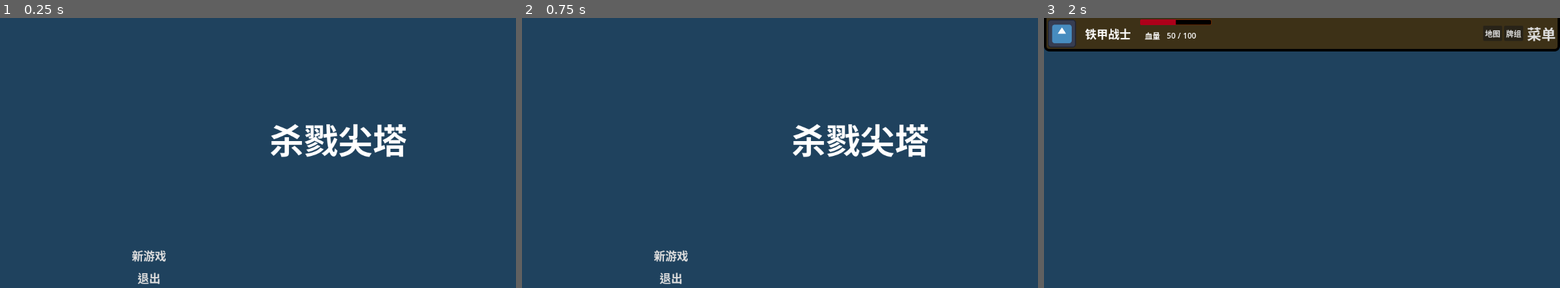
Above: before the commit, frames 1-3 (left to right).
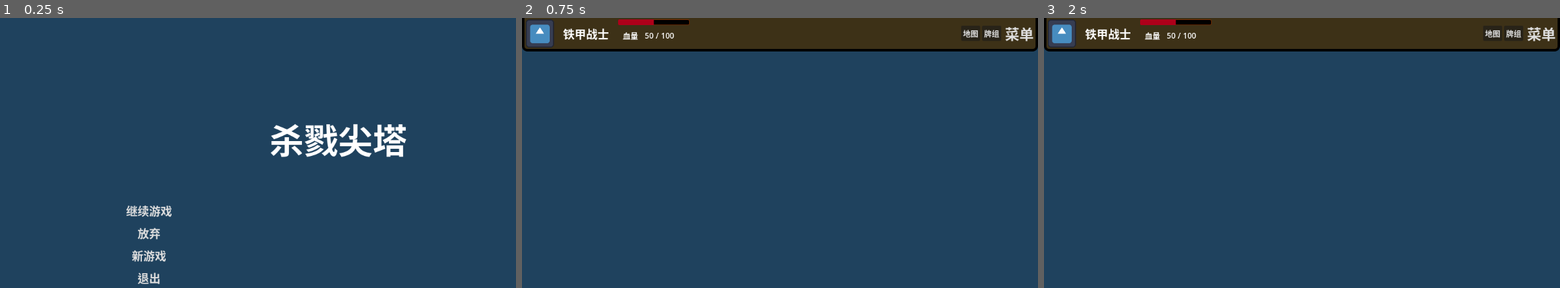
Above: after the commit, the same moments.

Repository: ColorSong97/Slay-the-Spire-1
Game: Godot game, scene res://Scene/main_menu.tscn
Same seed, same stepped clock (60 frames per second), same inputs: the game is played once before the commit and once after it. The engine's default icon, where the game draws it, is replaced by a stand-in: a white triangle on a blue panel in a dark square.
Inputs (mouse positions are in pixels of both pictures, inside the frame that each line leads up to):
- Up to frame 1 (0.25 s): no input
- Up to frame 2 (0.75 s): click (671, 209) at 0.5 s, where only the run after the commit has a clickable "继续游戏"
- Up to frame 3 (2 s): click (1193, 255) at 1.25 s, where only the run before the commit has a clickable "新游戏"

The runs differ from the first frame. In frame 1, 0.4% of the frame differs, in the area x 24-34%, y 69-83%; in frame 2, 14%, in the area x 0-100%, y 0-99%; in frame 3, nothing differs.

Commit message:
20260414更新
地图数据类完成。
地图生成逻辑待完成，已制作替代品，可以继续。
地图可视化节点待完成。
卡牌逻辑待完成。

Diff:
--- a/杀戮尖塔尝试1/Scene/deck_scene.tscn
+++ b/杀戮尖塔尝试1/Scene/deck_scene.tscn
@@ -1,3 +1,5 @@
 [gd_scene format=3 uid="uid://4o31notwqh7i"]
 
-[node name="DeckScene" type="Node2D"]
+[node name="DeckScene" type="Control"]
+layout_mode = 3
+anchors_preset = 0
--- a/杀戮尖塔尝试1/Scene/game.gd
+++ b/杀戮尖塔尝试1/Scene/game.gd
@@ -1 +1,31 @@
 extends Node
+
+
+var game_data: GameDataResource
+@onready var save_manager: Node = %SaveManager
+
+
+func _ready() -> void:
+	game_data = GameDataResource.new()
+	game_data.reset_to_default()
+	game_data._map_data.test_generate_map()
+	game_data.test_print()
+
+	save_manager.game_save.connect(on_game_save)
+	save_manager.game_load.connect(on_game_load)
+
+func _process(delta: float) -> void:
+	pass
+
+#region Save & Load
+
+func on_game_save(save_data: Dictionary) -> void:
+	save_data["gameData"] = game_data.serialize()
+	pass
+
+func on_game_load(save_data: Dictionary) -> void:
+	if save_data["gameData"]:
+		game_data.deserialize(save_data["gameData"])
+	pass
+
+#endregion
--- a/杀戮尖塔尝试1/Scene/game.tscn
+++ b/杀戮尖塔尝试1/Scene/game.tscn
@@ -13,4 +13,3 @@
 
 [node name="SaveTestNode" type="Node" parent="."]
 script = ExtResource("2_ujx3i")
-available = false
--- /dev/null
+++ b/杀戮尖塔尝试1/Scene/map_scene.gd
@@ -0,0 +1,123 @@
+extends Control
+
+## 房间按钮的预制体（可以是 PackedScene 或直接创建 Button）
+#var room_button_scene: PackedScene = preload("res://Scene/UI/RoomButton.tscn")
+
+## 记录每个房间对应的 UI 按钮
+var room_buttons: Dictionary = {}  # key: MapRoomNode, value: Button
+
+## 记录每个房间的中心坐标（用于画线）
+var room_positions: Dictionary = {}
+
+## 容器节点（用于放置按钮和绘制线条）
+@onready var map_container: Control = $MapContainer
+
+func _ready():
+	# 监听游戏地图变化（可自行添加信号）
+	refresh_map()
+
+## 刷新整个地图显示
+func refresh_map():
+	if not Game.map_data:
+		return
+	# 清除原有按钮
+	for child in map_container.get_children():
+		if child is Button:
+			child.queue_free()
+	room_buttons.clear()
+	room_positions.clear()
+
+	# 获取地图数据
+	var map_data = Game.map_data
+	var max_depth = MapData.MAX_DEPTH
+	var max_rooms_per_layer = MapData.MAX_ROOMS_PER_LAYER
+
+	# 计算布局参数
+	var container_size = map_container.size
+	var start_x = 100
+	var start_y = 50
+	var x_step = 150
+	var y_step = 80
+
+	# 遍历所有房间，创建按钮
+	for depth in range(1, max_depth + 1):
+		var layer_rooms = map_data.rooms[depth]
+		var layer_size = layer_rooms.size()
+		# 计算本层起始X坐标（居中）
+		var layer_width = (layer_size - 1) * x_step
+		var offset_x = (container_size.x - layer_width) / 2 if layer_size > 0 else 0
+
+		for idx in range(layer_size):
+			var room = layer_rooms[idx]
+			var btn = room_button_scene.instantiate() if room_button_scene else Button.new()
+			btn.text = _get_room_display_text(room)
+			btn.size = Vector2(100, 50)
+			# 设置位置
+			var pos = Vector2(offset_x + idx * x_step, start_y + (depth-1) * y_step)
+			map_container.add_child(btn)
+			btn.position = pos
+			btn.pressed.connect(_on_room_button_pressed.bind(room))
+			room_buttons[room] = btn
+			room_positions[room] = pos + btn.size / 2  # 中心点用于画线
+
+	# 绘制连接线
+	queue_redraw()
+
+func _draw():
+	if not Game.map_data:
+		return
+	# 绘制所有房间之间的连接线
+	for room in room_positions.keys():
+		var from_pos = room_positions[room]
+		for next_room in room.next_rooms:
+			if room_positions.has(next_room):
+				var to_pos = room_positions[next_room]
+				draw_line(from_pos, to_pos, Color.WHITE, 2.0)
+
+## 房间按钮显示文本（根据类型）
+func _get_room_display_text(room: MapRoomNode) -> String:
+	match room.type:
+		MapRoomNode.RoomType.COMBAT_NORMAL:
+			return "战"
+		MapRoomNode.RoomType.COMBAT_ELITE:
+			return "精英"
+		MapRoomNode.RoomType.COMBAT_BOSS:
+			return "BOSS"
+		MapRoomNode.RoomType.EVENT:
+			return "事件"
+		MapRoomNode.RoomType.CHEST:
+			return "宝箱"
+		MapRoomNode.RoomType.CAMPFIRE:
+			return "火堆"
+		MapRoomNode.RoomType.SHOP:
+			return "商店"
+		_:
+			return "?"
+
+## 点击房间按钮
+func _on_room_button_pressed(room: MapRoomNode):
+	if Game.move_to_room(room):
+		refresh_map()  # 移动后刷新（高亮当前房间）
+		# 可选：进入房间逻辑
+		_enter_room(room)
+	else:
+		print("无法移动到该房间")
+
+## 进入房间（根据房间类型触发不同界面）
+func _enter_room(room: MapRoomNode):
+	# 这里可以发出信号，或直接调用 Game 进入战斗/商店等
+	print("进入房间: ", _get_room_display_text(room))
+
+## 高亮当前房间（可在刷新时根据 current_room 设置按钮颜色）
+func _refresh_highlight():
+	var current = Game.map_data.current_room if Game.map_data else null
+	for room in room_buttons.keys():
+		var btn = room_buttons[room]
+		if room == current:
+			btn.modulate = Color.YELLOW
+			# 也可禁用按钮或改变样式
+		else:
+			btn.modulate = Color.WHITE
+		# 额外：可移动的房间高亮为绿色
+		if current and room in current.next_rooms:
+			btn.modulate = Color.GREEN
--- a/杀戮尖塔尝试1/Scene/map_scene.tscn
+++ b/杀戮尖塔尝试1/Scene/map_scene.tscn
@@ -1,3 +1,8 @@
-[gd_scene format=3 uid="uid://b66p2t64nxf2g"]
+[gd_scene load_steps=2 format=3 uid="uid://b66p2t64nxf2g"]
 
-[node name="MapScene" type="Node2D"]
+[ext_resource type="Script" path="res://Scene/map_scene.gd" id="1_1odad"]
+
+[node name="MapScene" type="Control"]
+layout_mode = 3
+anchors_preset = 0
+script = ExtResource("1_1odad")
--- a/杀戮尖塔尝试1/Script/resources/game_data_resource.gd
+++ b/杀戮尖塔尝试1/Script/resources/game_data_resource.gd
@@ -10,7 +10,7 @@
 var _gold: int = 0
 var _deck: Array[CardResource] = []
 var _current_room_id: String = ""
-var _map_data: MapData = null
+var _map_data: MapData
 
 #endregion
 
@@ -32,7 +32,7 @@
 	_gold = 0
 	_deck.clear()
 	_current_room_id = ""
-	_map_data = null
+	_map_data = MapData.new()
 	# 可选：添加初始卡牌
 	# _deck.append(load("res://cards/strike.tres"))
 
@@ -128,6 +128,13 @@
 	health_changed.emit(_health)
 	gold_changed.emit(_gold)
 	deck_changed.emit()
-	map_changed.emit()
+
+
+#region 调试 Debug
+
+func test_print() -> void:
+	#print("game data test")
+	_map_data.test_print()
+	pass
 
 #endregion
--- a/杀戮尖塔尝试1/Script/resources/map_data.gd
+++ b/杀戮尖塔尝试1/Script/resources/map_data.gd
@@ -1,2 +1,126 @@
 extends Resource
 class_name MapData
+
+
+const MAX_DEPTH := 20
+const MAX_ROOMS_PER_LAYER := 5
+const MIN_NEXT_ROOMS := 1
+const MAX_NEXT_ROOMS := 3		# 每个房间最多连接的下层房间数（BOSS房除外）
+
+@export_group("房间概率")
+@export var room_posibility_combat_normal: float = 0.2
+@export var room_posibility_combat_elite: float = 0.2
+@export var room_posibility_event: float = 0.2
+@export var room_posibility_campfire: float = 0.2
+@export var room_posibility_shop: float = 0.2
+
+var rooms: Array[Array] = []	# MapRoomNode[][]
+var current_room: MapRoomNode = null
+
+# 同类房间数组
+var normal_rooms: Dictionary
+var elite_rooms: Dictionary
+var event_rooms: Dictionary
+var campfire_rooms: Dictionary
+var shop_rooms: Dictionary
+
+
+func _init() -> void:
+	rooms.resize(MAX_DEPTH + 1)
+	for i in MAX_DEPTH + 1:
+		rooms[i] = []
+
+#region Save & Load
+
+func serialize() -> Dictionary:
+	var rooms_data = []
+	for depth in range(1, MAX_DEPTH+1):
+		var layer_data = []
+		for room in rooms[depth]:
+			layer_data.append(room.serialize())
+		rooms_data.append(layer_data)
+	return {
+		"rooms": rooms_data,
+		"current": [current_room.depth, current_room.index] if current_room else null
+	}
+
+func deserialize(save_data: Dictionary) -> void:
+	# 先清空并重建二维数组
+	for i in range(1, MAX_DEPTH+1):
+		rooms[i].clear()
+
+	# 创建所有房间
+	for depth in range(1, MAX_DEPTH+1):
+		var layer_data = save_data["rooms"][depth-1]  # 获取本层节点的注意索引偏移
+		for room_dict in layer_data:
+			var room := MapRoomNode.new()
+			room.deserialize(room_dict)
+			rooms[depth].append(room)
+
+	# 恢复当前房间
+	var curr_coord = save_data["current"]
+	if curr_coord:
+		current_room = rooms[curr_coord[0]][curr_coord[1]]
+	else:
+		current_room = rooms[1][0] if rooms[1].size() > 0 else null
+
+#endregion
+
+# ---------- 生成地图 ----------
+func generate_map(seed: int, room_posibility: Dictionary) -> void:
+	for depth in range(1, MAX_DEPTH + 1):
+		match depth:
+			1:
+				# 生成宝箱房，就是先古之民的房间
+				pass
+			11:
+				# 生成正常宝箱房
+				pass
+			19:
+				# 生成火堆
+				pass
+			20:
+				# 生成BOSS房
+				pass
+			# 正常生成随机房间
+			pass
+	pass
+
+# ---------- 测试地图 ----------
+func test_generate_map() -> void:
+	# 这是测试用的，生成一条直路
+	for depth in range(1, MAX_DEPTH + 1):
+		var room := MapRoomNode.new()
+		room.set_room(depth, 0, MapRoomNode.RoomType.CHEST)
+		room.next_rooms.append(0)
+		rooms[depth].append(room)
+	pass
+
+#region 接口
+
+# 更换房间接口
+func move_to_room(room: MapRoomNode) -> int:
+	if room == null:
+		return 1
+	if current_room == null:
+		return 1
+	if room in current_room.next_rooms:
+		current_room = room
+		return 0
+	return 1
+
+
+#endregion
+
+#region 调试 Debug
+
+func test_print() -> void:
+	#print("map test")
+	for depth in range(1, MAX_DEPTH + 1):
+		#print("depth:", depth)
+		print("node num:", rooms[depth].size())
+		for room in rooms[depth]:
+			print("room:", room.serialize())
+	pass
+
+#endregion
--- /dev/null
+++ b/杀戮尖塔尝试1/Script/resources/map_room_node.gd
@@ -0,0 +1,52 @@
+extends Resource
+class_name MapRoomNode
+
+
+enum RoomType {
+	COMBAT_NORMAL,	# 普通战斗
+	COMBAT_ELITE,	# 精英战斗
+	COMBAT_BOSS,	# BOSS战斗
+	EVENT,			# 事件
+	CHEST,			# 宝箱
+	CAMPFIRE,		# 火堆（休息点）
+	SHOP			# 商店
+}
+
+@export var depth: int				# 深度（层数，1~20）
+@export var index: int				# 在当前层的序号（0~4）
+@export var type: RoomType
+@export var next_rooms: Array[int]	# 指向的下层房间index列表
+@export var prev_rooms: Array[int]	# 指向的上层房间index列表
+
+
+func _init() -> void:
+	depth = 0
+	index = 0
+	type = 0
+	next_rooms = []
+	prev_rooms = []
+
+func set_room(_depth: int, _index: int, _type: MapRoomNode.RoomType) -> void:
+	depth = _depth
+	index = _index
+	type = _type
+	next_rooms = []
+	prev_rooms = []
+
+func serialize() -> Dictionary:
+	return {
+		"depth": depth,
+		"index": index,
+		"type": type,
+		"next_rooms": next_rooms,
+		"prev_rooms": prev_rooms
+	}
+
+func deserialize(d: Dictionary) -> void:
+	set_room(d["depth"], d["index"], d["type"])
+	next_rooms.clear()
+	prev_rooms.clear()
+	for i in d["next_rooms"]:
+		next_rooms.append(int(d["next_rooms"][i]))
+	for i in d["prev_rooms"]:
+		prev_rooms.append(int(d["prev_rooms"][i]))
--- a/杀戮尖塔尝试1/Script/save_manager.gd
+++ b/杀戮尖塔尝试1/Script/save_manager.gd
@@ -16,7 +16,7 @@
 ## 存档文件路径
 const SAVE_PATH := "res://savegame1.json"
 
-var game_data: Dictionary
+var save_data: Dictionary
 
 ## 检查存档文件是否存在
 func has_save_file() -> bool:
@@ -25,13 +25,13 @@
 ## 保存游戏（由外部调用，例如切换房间、战斗结束时）
 func save_game() -> void:
 	# 清空旧数据，准备重新收集
-	game_data.clear()
+	save_data.clear()
 
 	# 发出保存请求，让其他模块填充数据
-	game_save.emit(game_data)
+	game_save.emit(save_data)
 
 	# 将字典写入 JSON 文件
-	var json_str = JSON.stringify(game_data, "\t")
+	var json_str = JSON.stringify(save_data, "\t")
 	var file = FileAccess.open(SAVE_PATH, FileAccess.WRITE)
 	if file:
 		file.store_string(json_str)
@@ -64,10 +64,10 @@
 		push_error("JSON 解析失败: ", json.get_error_message())
 		return 1
 
-	game_data = json.data
+	save_data = json.data
 
 	# 发出加载信号，让其他模块恢复状态
-	game_load.emit(game_data)
+	game_load.emit(save_data)
 
 	game_loaded.emit()
 	print("游戏加载完成")
@@ -77,7 +77,7 @@
 func delete_save() -> void:
 	if has_save_file():
 		DirAccess.remove_absolute(SAVE_PATH)
-		game_data.clear()
+		save_data.clear()
 		print("存档已删除")
 
 #func _ready() -> void:
--- /dev/null
+++ b/杀戮尖塔尝试1/savegame1.json
@@ -0,0 +1,238 @@
+{
+	"gameData": {
+		"current_room_id": "",
+		"deck": [],
+		"gold": 0,
+		"health": 80,
+		"map_data": {
+			"current": null,
+			"rooms": [
+				[
+					{
+						"depth": 1,
+						"index": 0,
+						"next_rooms": [
+							0
+						],
+						"prev_rooms": [],
+						"type": 4
+					}
+				],
+				[
+					{
+						"depth": 2,
+						"index": 0,
+						"next_rooms": [
+							0
+						],
+						"prev_rooms": [],
+						"type": 4
+					}
+				],
+				[
+					{
+						"depth": 3,
+						"index": 0,
+						"next_rooms": [
+							0
+						],
+						"prev_rooms": [],
+						"type": 4
+					}
+				],
+				[
+					{
+						"depth": 4,
+						"index": 0,
+						"next_rooms": [
+							0
+						],
+						"prev_rooms": [],
+						"type": 4
+					}
+				],
+				[
+					{
+						"depth": 5,
+						"index": 0,
+						"next_rooms": [
+							0
+						],
+						"prev_rooms": [],
+						"type": 4
+					}
+				],
+				[
+					{
+						"depth": 6,
+						"index": 0,
+						"next_rooms": [
+							0
+						],
+						"prev_rooms": [],
+						"type": 4
+					}
+				],
+				[
+					{
+						"depth": 7,
+						"index": 0,
+						"next_rooms": [
+							0
+						],
+						"prev_rooms": [],
+						"type": 4
+					}
+				],
+				[
+					{
+						"depth": 8,
+						"index": 0,
+						"next_rooms": [
+							0
+						],
+						"prev_rooms": [],
+						"type": 4
+					}
+				],
+				[
+					{
+						"depth": 9,
+						"index": 0,
+						"next_rooms": [
+							0
+						],
+						"prev_rooms": [],
+						"type": 4
+					}
+				],
+				[
+					{
+						"depth": 10,
+						"index": 0,
+						"next_rooms": [
+							0
+						],
+						"prev_rooms": [],
+						"type": 4
+					}
+				],
+				[
+					{
+						"depth": 11,
+						"index": 0,
+						"next_rooms": [
+							0
+						],
+						"prev_rooms": [],
+						"type": 4
+					}
+				],
+				[
+					{
+						"depth": 12,
+						"index": 0,
+						"next_rooms": [
+							0
+						],
+						"prev_rooms": [],
+						"type": 4
+					}
+				],
+				[
+					{
+						"depth": 13,
+						"index": 0,
+						"next_rooms": [
+							0
+						],
+						"prev_rooms": [],
+						"type": 4
+					}
+				],
+				[
+					{
+						"depth": 14,
+						"index": 0,
+						"next_rooms": [
+							0
+						],
+						"prev_rooms": [],
+						"type": 4
+					}
+				],
+				[
+					{
+						"depth": 15,
+						"index": 0,
+						"next_rooms": [
+							0
+						],
+						"prev_rooms": [],
+						"type": 4
+					}
+				],
+				[
+					{
+						"depth": 16,
+						"index": 0,
+						"next_rooms": [
+							0
+						],
+						"prev_rooms": [],
+						"type": 4
+					}
+				],
+				[
+					{
+						"depth": 17,
+						"index": 0,
+						"next_rooms": [
+							0
+						],
+						"prev_rooms": [],
+						"type": 4
+					}
+				],
+				[
+					{
+						"depth": 18,
+						"index": 0,
+						"next_rooms": [
+							0
+						],
+						"prev_rooms": [],
+						"type": 4
+					}
+				],
+				[
+					{
+						"depth": 19,
+						"index": 0,
+						"next_rooms": [
+							0
+						],
+						"prev_rooms": [],
+						"type": 4
+					}
+				],
+				[
+					{
+						"depth": 20,
+						"index": 0,
+						"next_rooms": [
+							0
+						],
+						"prev_rooms": [],
+						"type": 4
+					}
+				]
+			]
+		},
+		"max_health": 80
+	},
+	"player": {
+		"gold": 3,
+		"health": 100
+	}
+}
Not shown, added: map类型.md
Not shown, added: 日志/20260411.md
Not shown, added: 日志/20260414.md
